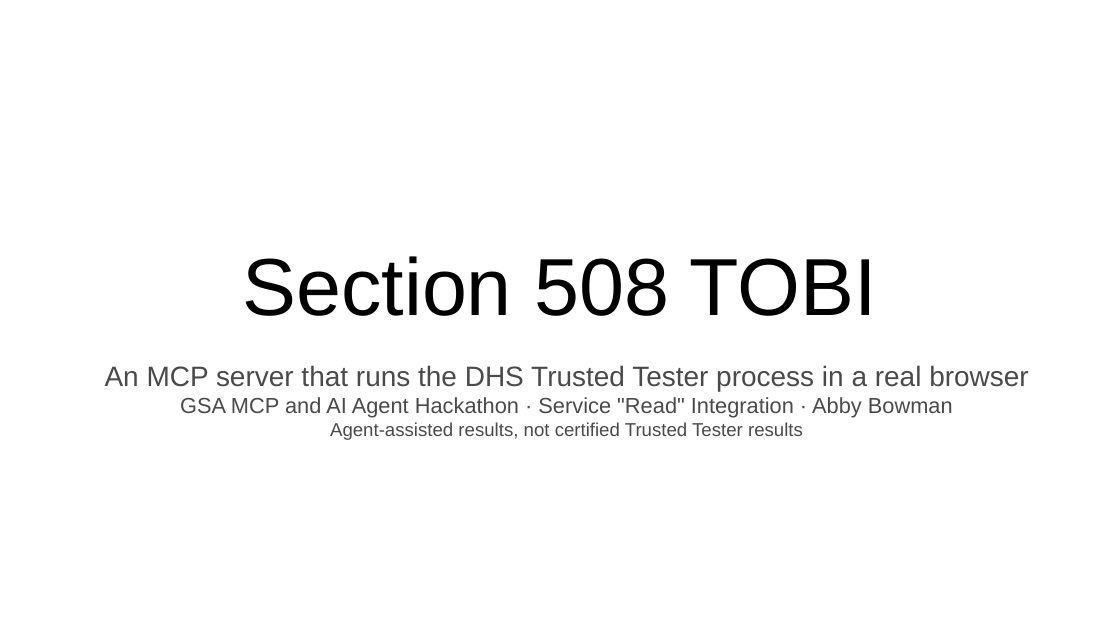
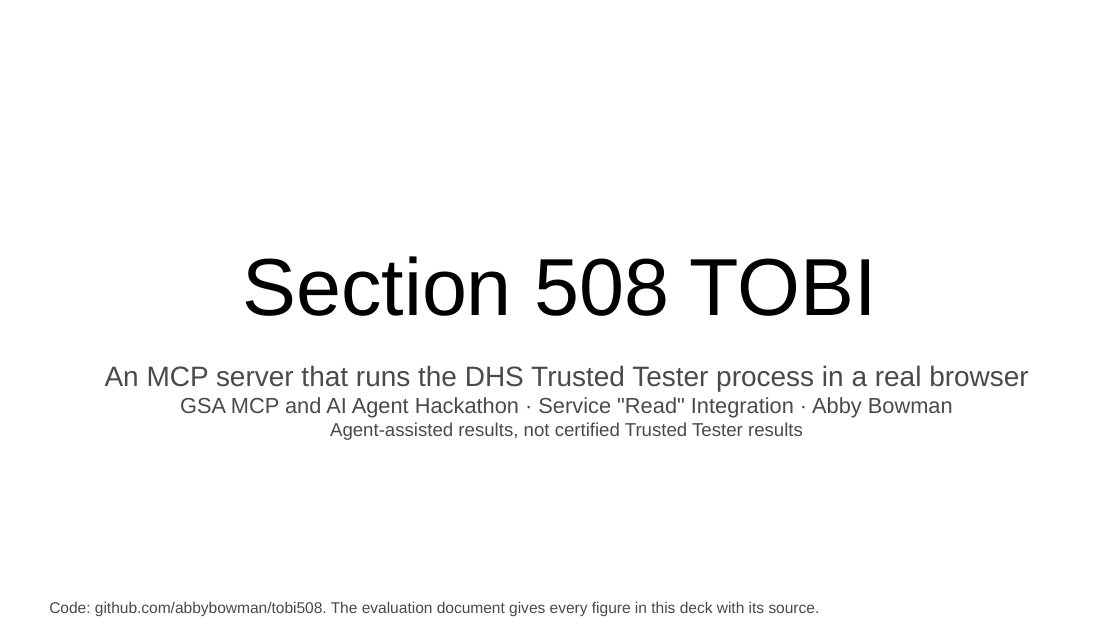
Before and after one commit to abbybowman/tobi508, a slide deck: slide 1 of docs/hackathon/out/TOBI-deck.pptx. Drawn at 1120x630 pixels with LibreOffice and Linux fonts; fonts in the diff are those of the drawing. Boxes give left, top, right and bottom in pixels: in the first picture for what was removed or moved away, otherwise in the second. Text is boxed around its words. In the diff, an @@ line names an element or a change of style, - is before the commit and + after.

```diff
--- a/docs/hackathon/out/TOBI-deck.pptx
+++ b/docs/hackathon/out/TOBI-deck.pptx
@@ text added at box(49, 601, 820, 616), 10 pt, text #4A4A4A @@
+Code: github.com/abbybowman/tobi508. The evaluation document gives every figure in this deck with its source.
```
Also in this commit, not shown: 10 other slides changed, 3 other files.
